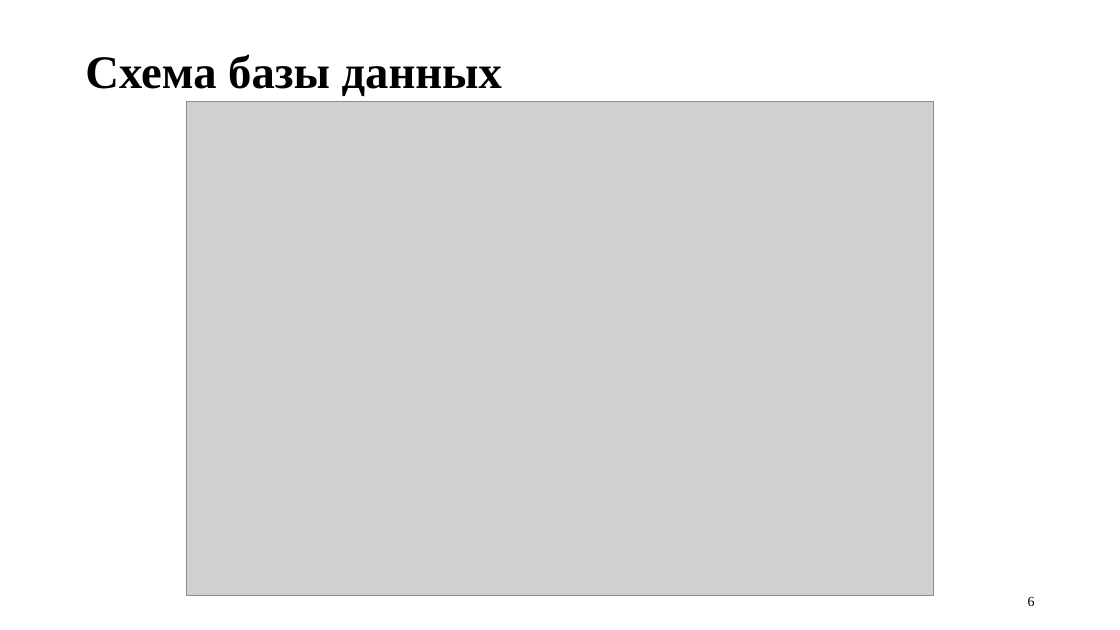
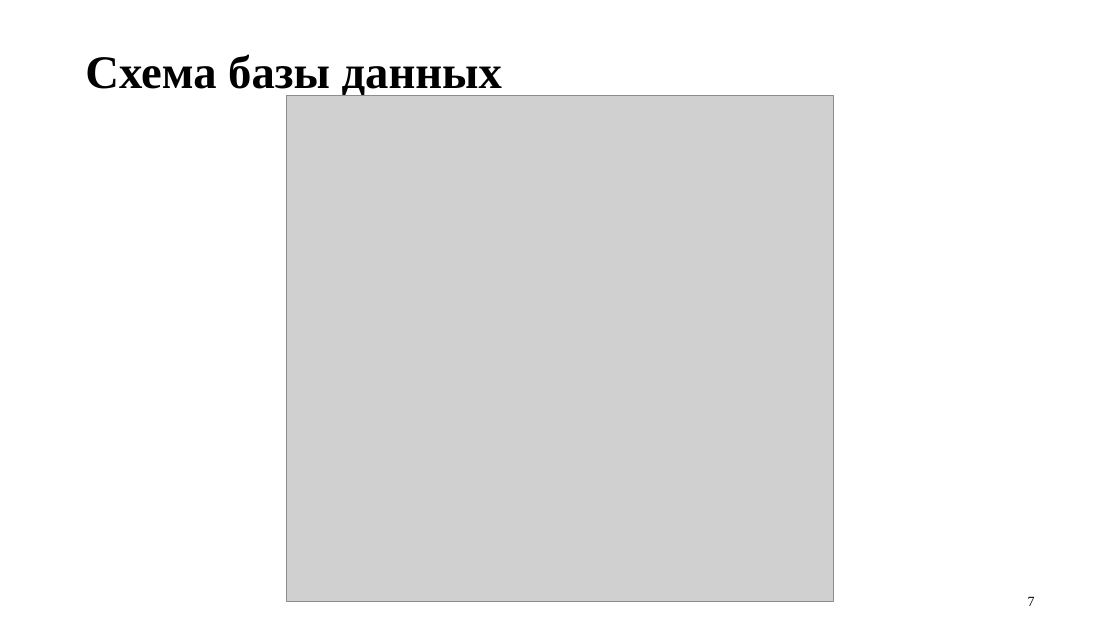
Before and after one commit to uBaxa0IQ/BD_Coursework, a slide deck: slide 7 of prez/prez.pptx (slide 6 before the commit). Drawn at 1120x630 pixels with LibreOffice and Linux fonts; fonts in the diff are those of the drawing; grey boxes stand for pictures. Boxes give left, top, right and bottom in pixels: in the first picture for what was removed or moved away, otherwise in the second. Text is boxed around its words. In the diff, an @@ line names an element or a change of style, - is before the commit and + after.

```diff
--- a/prez/prez.pptx
+++ b/prez/prez.pptx
@@ picture: place and size @@
-picture at [187, 101, 934, 596]
+picture at [287, 96, 833, 602]
@@ page number at [1028, 596, 1035, 606]: text changed @@
-6
+7
```
Also in this commit, not shown: 1 slide added, 18 other files.
